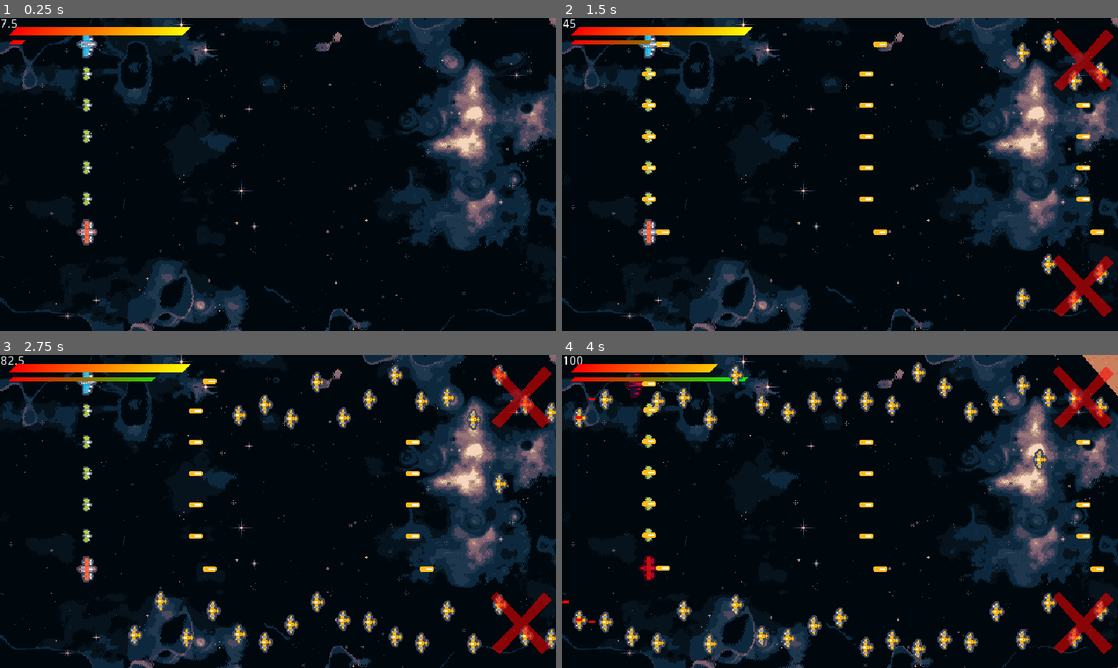
Above: before the commit, frames 1-4 (two rows, left to right).
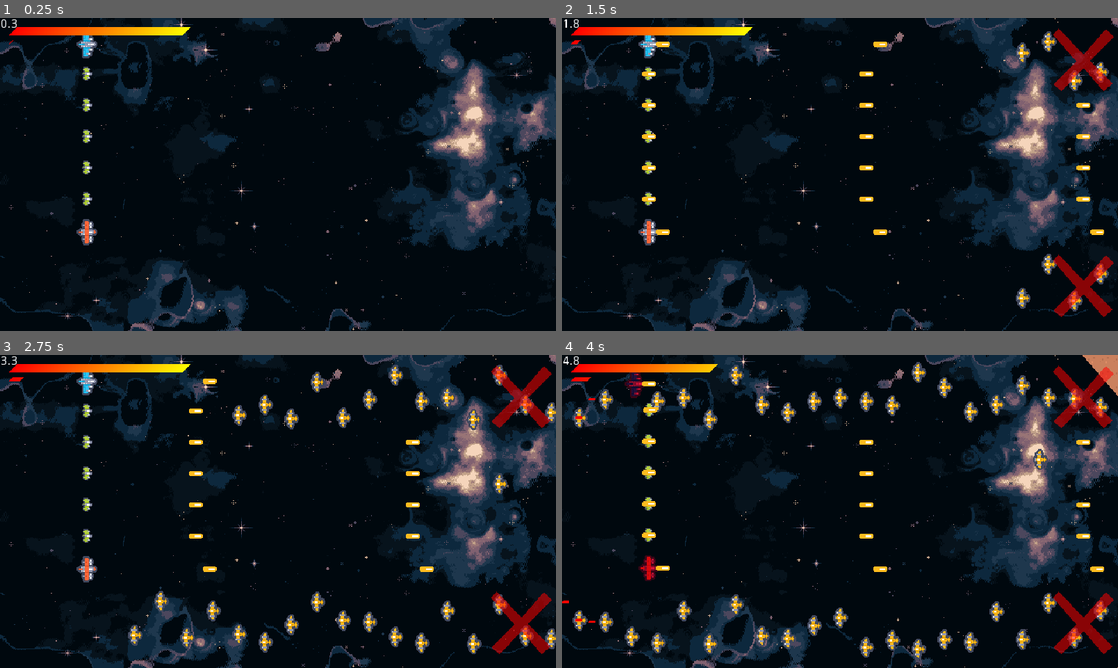
Above: after the commit, the same moments.

Repository: Extor3D/DestinysClan
Game: Godot game, scene res://TestScene.tscn
Two runs of this game, one before a commit and one after it. Both use one fixed random seed, a clock stepped at 60 frames per second and the inputs below.
Inputs (mouse positions are in pixels of both pictures, inside the frame that each line leads up to):
- Up to frame 1 (0.25 s): no input
- Up to frame 2 (1.5 s): move the mouse to (962, 158) at 0.52 s; hold Space (activate_formation) 0.53-1.28 s; click (962, 158) at 0.67 s; move the mouse to (728, 190) at 1.27 s; tap Space (activate_formation) at 1.35 s; click (728, 190) at 1.42 s
- Up to frame 3 (2.75 s): move the mouse to (333, 442) at 2.02 s; hold Space (activate_formation) from 2.03 s (still down); click (333, 442) at 2.17 s
- Up to frame 4 (4 s): move the mouse to (812, 574) at 2.77 s; release Space (activate_formation) at 2.78 s; tap Space (activate_formation) at 2.85 s; click (812, 574) at 2.92 s; move the mouse to (1006, 558) at 3.52 s; hold Space (activate_formation) from 3.53 s (still down); click (1006, 558) at 3.67 s

The runs differ from the first frame. In frame 1, less than 0.1% of the frame differs, in the area x 0-5%, y 0-9%; in frame 2, 0.2%; in frame 3, 0.4%; in frame 4, 0.4%, in the area x 0-34%, y 0-9%.

Commit message:
Stats HAREM en el jugador

Diff:
--- a/SpaceshipHarem/Player/Player.tscn
+++ b/SpaceshipHarem/Player/Player.tscn
@@ -9,6 +9,11 @@
 
 [node name="Player" type="Node2D"]
 script = ExtResource( 4 )
+stat_health = 0
+stat_agility = 0
+stat_range = 0
+stat_energy = 0
+stat_mind = 0
 
 [node name="Ship1" parent="." instance=ExtResource( 3 )]
 collision_mask = 13
--- a/SpaceshipHarem/Player/Scripts/Player.gd
+++ b/SpaceshipHarem/Player/Scripts/Player.gd
@@ -1,16 +1,24 @@
 extends Node2D
 
+export(int, 0, 10) var stat_health = 5
+export(int, 0, 10) var stat_agility = 5
+export(int, 0, 10) var stat_range = 5
+export(int, 0, 10) var stat_energy = 5
+export(int, 0, 10) var stat_mind = 5
+
 export var starting_ships = 5
-export var max_health = 5
 export var softness = 0.1
 export var bias = 0
 export var cadence = 0.5
-export var max_energy = 100
-export var delta_energy = 0.5
 export var inv_time = 1
 
+var max_health
+var health
 var energy : float = 0
-var health = 5
+var max_energy = 100
+var delta_energy = 0.5
+var damage
+var speed
 var ships : Array
 var chains : Array
 var ship_scene = preload("res://Player/SmallShip.tscn")
@@ -21,7 +29,16 @@
 
 func _ready():
 	$ShotTimer.wait_time = cadence
-	var health = max_health
+	damage = stat_range + 1
+	max_health = stat_health + 5
+	max_energy = 50 + stat_energy * 5
+	speed = 300 + stat_agility * 70
+	delta_energy = 0.02 + float(stat_mind) * 0.005
+
+	$Ship1.speed = speed
+	$Ship2.speed = speed
+
+	health = max_health
 	var nextPosition = $Ship1.position
 
 	#Variable of node a
@@ -159,15 +176,16 @@
 
 func _on_ShotTimer_timeout():
 	#Add sound here
-	create_shot($Ship1.global_position + Vector2($Ship1/ShipSprite.texture.get_width()/2, 0))
-	create_shot($Ship2.global_position + Vector2($Ship2/ShipSprite.texture.get_width()/2, 0))
+	create_shot($Ship1.global_position + Vector2($Ship1/ShipSprite.texture.get_width()/2, 0), damage)
+	create_shot($Ship2.global_position + Vector2($Ship2/ShipSprite.texture.get_width()/2, 0), damage)
 	for s in ships:
-		create_shot(s.global_position)
-
-
-func create_shot(p: Vector2):
+		create_shot(s.global_position, damage)
+
+
+func create_shot(p: Vector2, d: int):
 	var shot = shot_scene.instance()
 	shot.position = p
+	shot.damage = d
 	get_tree().root.add_child(shot)
 
 func clear_formation():
